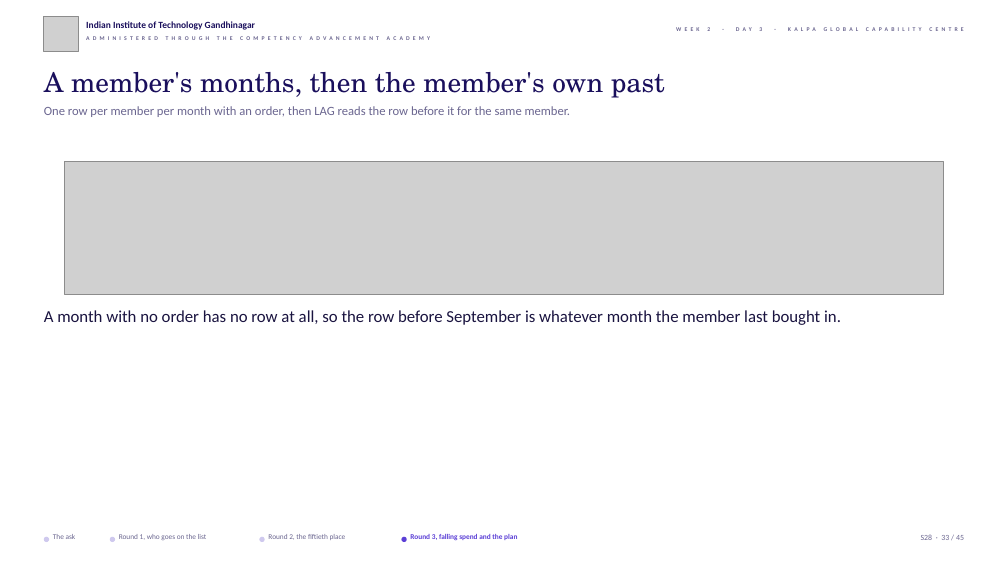
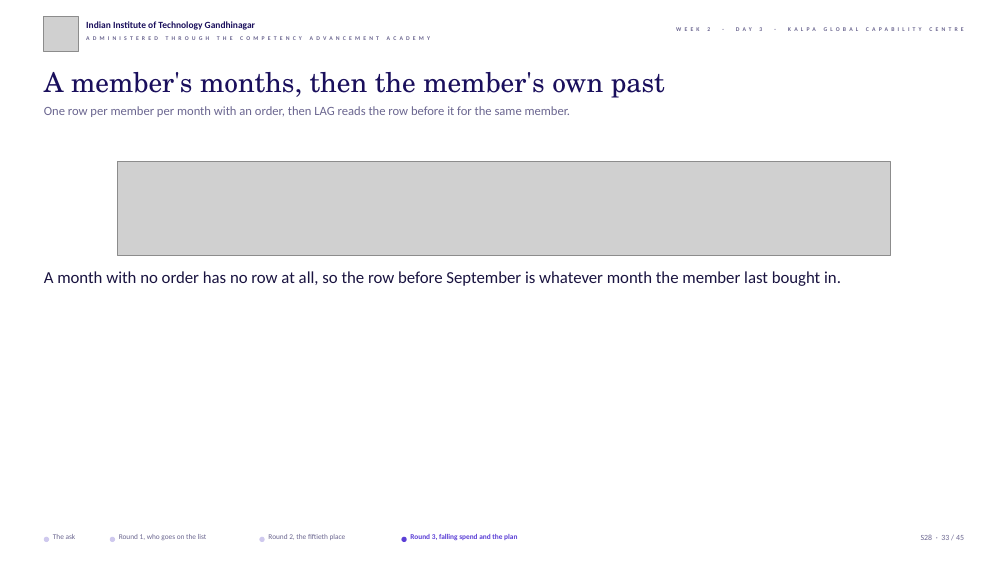
Before and after one commit to fde-academy-lab/c2-content-factory, a slide deck: slide 33 of content/W02/D3/slides/C2_W02_D03_half1_STUDENT.pptx. Drawn at 1008x567 pixels with LibreOffice and Linux fonts; fonts in the diff are those of the drawing; grey boxes stand for pictures; background and template pictures are left out. Boxes give left, top, right and bottom in pixels: in the first picture for what was removed or moved away, otherwise in the second. Text is boxed around its words. In the diff, an @@ line names an element or a change of style, - is before the commit and + after.

```diff
--- a/content/W02/D3/slides/C2_W02_D03_half1_STUDENT.pptx
+++ b/content/W02/D3/slides/C2_W02_D03_half1_STUDENT.pptx
@@ picture resized from (x1=64, y1=162, x2=943, y2=294) to (x1=118, y1=162, x2=891, y2=255) @@
@@ text "A month with no order ..." moved from (x1=44, y1=310, x2=841, y2=325) to (x1=44, y1=271, x2=841, y2=286) @@
```
Also in this commit, not shown: 11 other slides changed, 6 other files.
